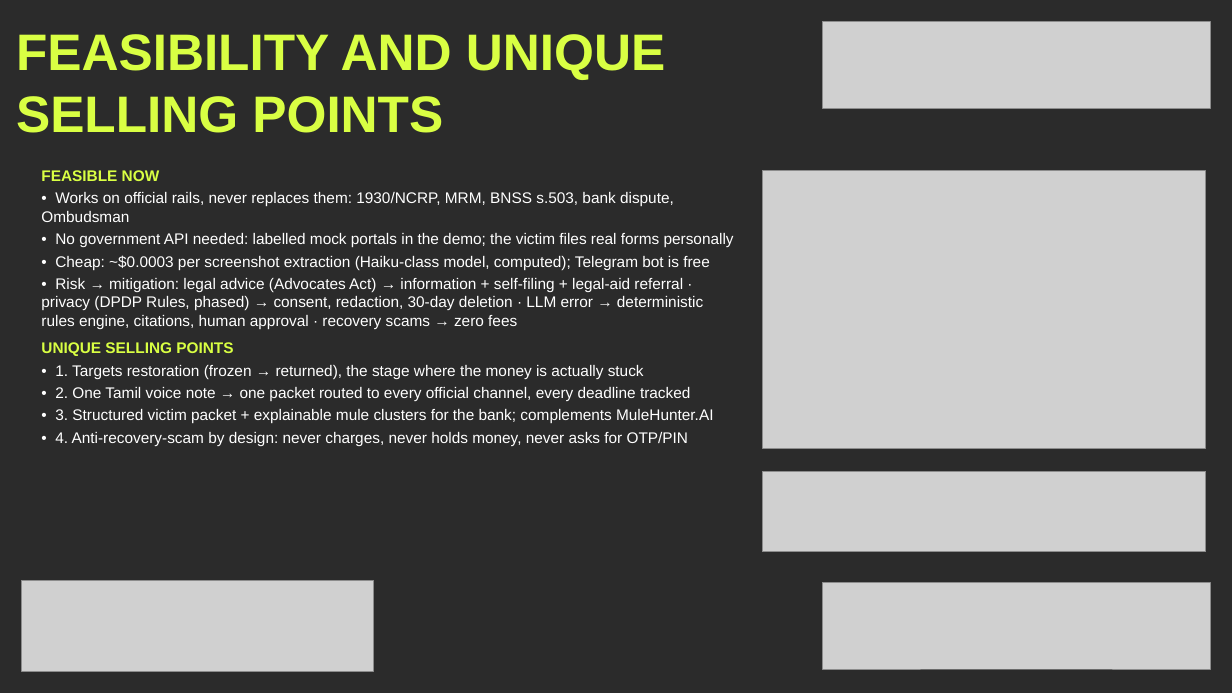
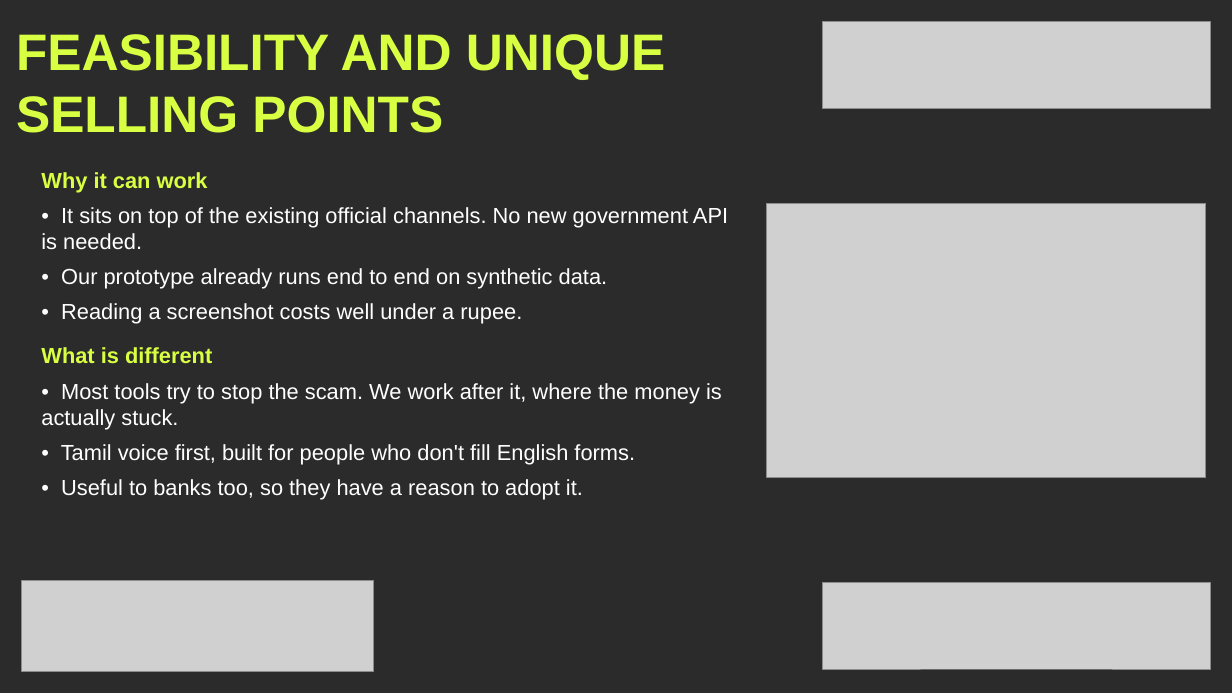
Before and after one commit to mahak867/Golden-Hour, a slide deck: slide 5 of deck/GoldenHour_KHacks4_Submission_Visual.pptx. Drawn at 1232x693 pixels with LibreOffice and Linux fonts; fonts in the diff are those of the drawing; grey boxes stand for pictures; background and template pictures are left out; a plain dark background stands for a picture behind light text. Boxes give left, top, right and bottom in pixels: in the first picture for what was removed or moved away, otherwise in the second. Text is boxed around its words. In the diff, an @@ line names an element or a change of style, - is before the commit and + after.

```diff
--- a/deck/GoldenHour_KHacks4_Submission_Visual.pptx
+++ b/deck/GoldenHour_KHacks4_Submission_Visual.pptx
@@ text at [41, 172, 728, 500]: text changed; size 12 to 17 pt @@
-FEASIBLE NOW
-• Works on official rails, never replaces them: 1930/NCRP, MRM, BNSS s.503, bank dispute, Ombudsman
-• No government API needed: labelled mock portals in the demo; the victim files real forms personally
-• Cheap: ~$0.0003 per screenshot extraction (Haiku-class model, computed); Telegram bot is free
-• Risk → mitigation: legal advice (Advocates Act) → information + self-filing + legal-aid referral · privacy (DPDP Rules, phased) → consent, redaction, 30-day deletion · LLM error → deterministic rules engine, citations, human approval · recovery scams → zero fees
-UNIQUE SELLING POINTS
-• 1. Targets restoration (frozen → returned), the stage where the money is actually stuck
-• 2. One Tamil voice note → one packet routed to every official channel, every deadline tracked
-• 3. Structured victim packet + explainable mule clusters for the bank; complements MuleHunter.AI
-• 4. Anti-recovery-scam by design: never charges, never holds money, never asks for OTP/PIN
+Why it can work
+• It sits on top of the existing official channels. No new government API is needed.
+• Our prototype already runs end to end on synthetic data.
+• Reading a screenshot costs well under a rupee.
+What is different
+• Most tools try to stop the scam. We work after it, where the money is actually stuck.
+• Tamil voice first, built for people who don't fill English forms.
+• Useful to banks too, so they have a reason to adopt it.
@@ picture: place and size @@
-picture at [762, 171, 1206, 448]
+picture at [767, 203, 1206, 478]
@@ picture removed at [762, 471, 1206, 552] @@
```
Also in this commit, not shown: 5 other slides changed, 6 other files.
